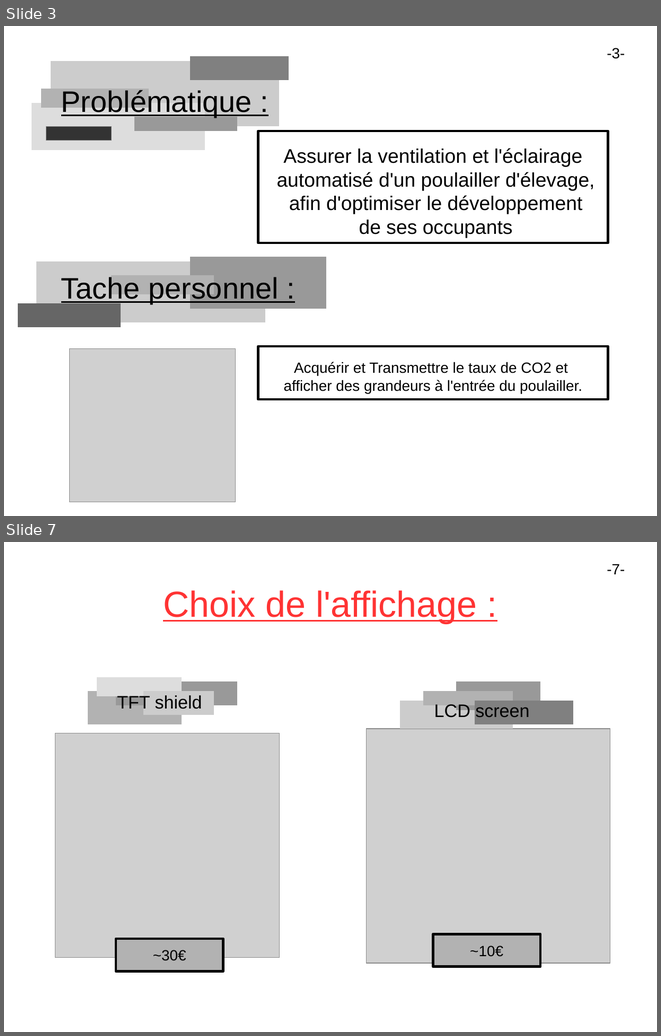
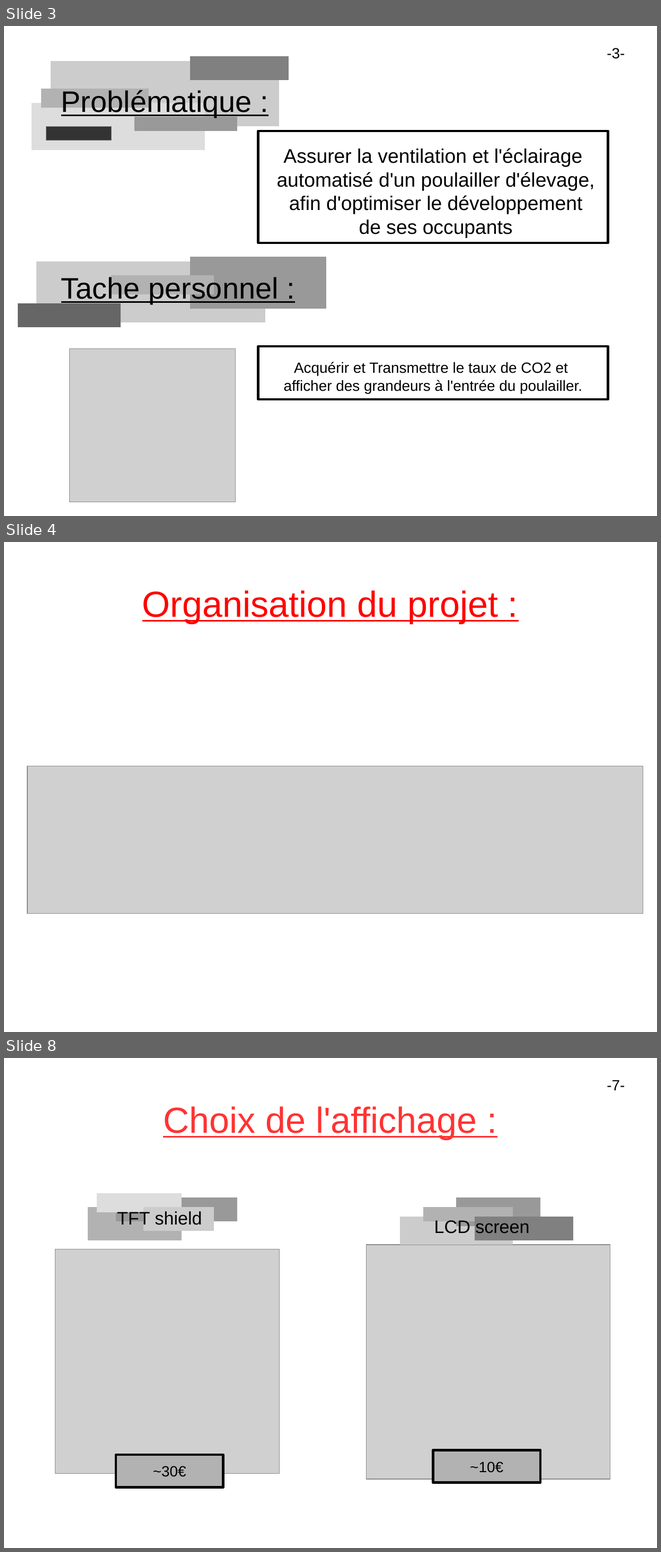
Before and after one commit to lesliesam96/Projet-STI2D, a slide deck: hugo/Diapo.odp. Shown one above the other, each under a label of ours: slides 3 and 7 before the commit, slides 3, 4 and 8 after it; the slides between them are not shown. The pictures are 661x1036 and 661x1552 pixels, drawn with LibreOffice and Linux fonts; fonts in the diff are those of the drawing; grey boxes stand for pictures. Boxes give left, top, right and bottom in pixels: in the first picture for what was removed or moved away, otherwise in the second. Text is boxed around its words. In the diff, an @@ line names an element or a change of style, - is before the commit and + after.

```diff
--- a/hugo/Diapo.odp
+++ b/hugo/Diapo.odp
@@ slide 4 added at (4,542,657,1032), background #FFFFFF @@
@@ title added at (142,590,498,623), 44 pt, text #FF0000, underline @@
+Organisation du projet :
@@ picture added at (27,766,643,914) @@
@@ what was slide 7 is now slide 8 @@
```
Also in this commit, not shown: 8 slides changed.
